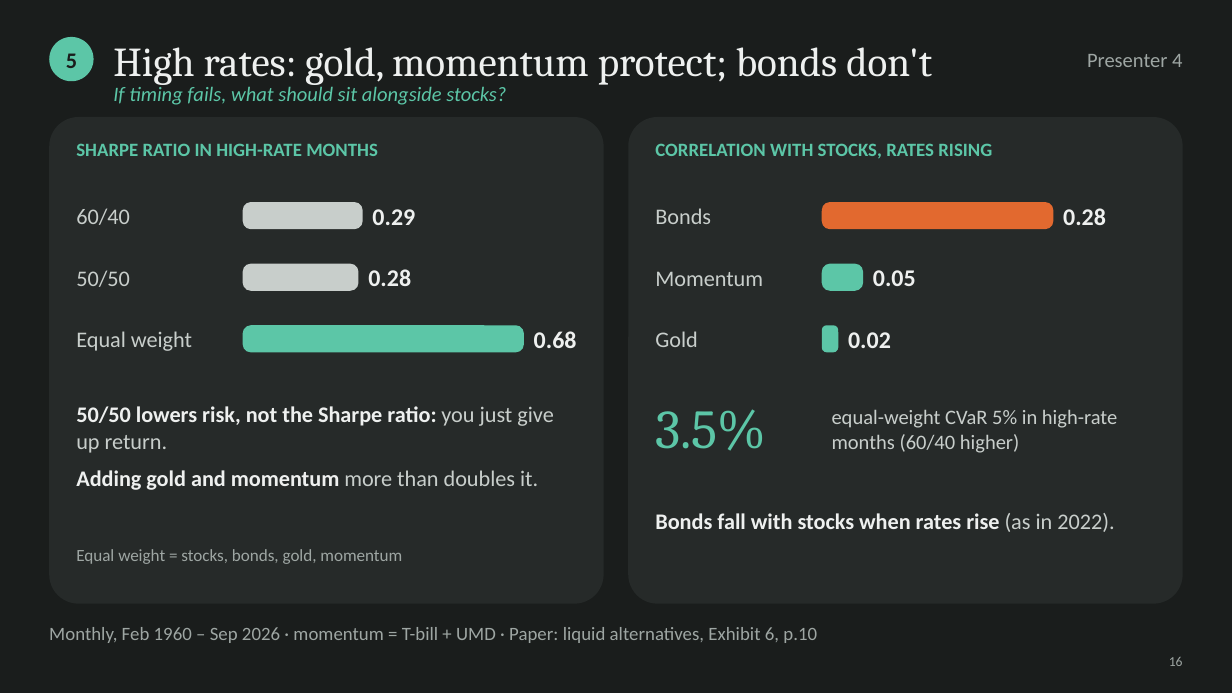
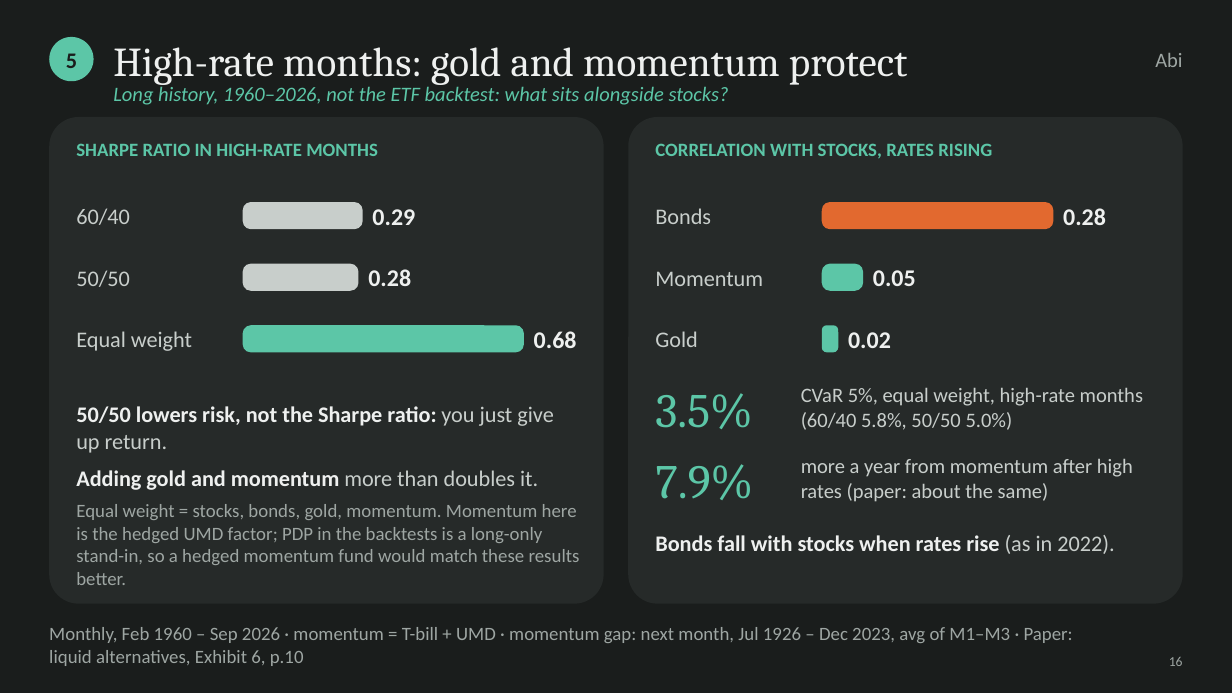
Before and after one commit to cyee02/MQF, a slide deck: slide 16 of QF600/Final Assignment/04 - Presentation Slides Group 6.pptx. Drawn at 1232x693 pixels with LibreOffice and Linux fonts; fonts in the diff are those of the drawing. Boxes give left, top, right and bottom in pixels: in the first picture for what was removed or moved away, otherwise in the second. Text is boxed around its words. In the diff, an @@ line names an element or a change of style, - is before the commit and + after.

```diff
--- a/QF600/Final Assignment/04 - Presentation Slides Group 6.pptx
+++ b/QF600/Final Assignment/04 - Presentation Slides Group 6.pptx
@@ text at <box>113,47,907,85</box>: text changed @@
-High rates: gold, momentum protect; bonds don't
+High-rate months: gold and momentum protect
@@ text at <box>1155,53,1182,67</box>: text changed @@
-Presenter 4
+Abi
@@ text at <box>113,84,729,105</box>: text changed @@
-If timing fails, what should sit alongside stocks?
+Long history, 1960–2026, not the ETF backtest: what sits alongside stocks?
@@ text "3.5%": place and size @@
-text "3.5%" at <box>655,409,766,451</box>
+text "3.5%" at <box>655,393,752,429</box>
@@ text "3.5%" at <box>655,393,752,429</box>: size 32 to 28 pt @@
@@ text at <box>801,387,1143,430</box>: text changed @@
-equal-weight CVaR 5% in high-rate months (60/40 higher)
+CVaR 5%, equal weight, high-rate months (60/40 5.8%, 50/50 5.0%)
@@ text added at <box>655,464,753,500</box>, 28 pt, text #5CC6A7 @@
+7.9%
@@ text added at <box>801,458,1133,502</box>, 12 pt, text #C8CECB @@
+more a year from momentum after high rates (paper: about the same)
@@ text at <box>76,504,580,585</box>: text changed; size 10 to 11 pt @@
-Equal weight = stocks, bonds, gold, momentum
+Equal weight = stocks, bonds, gold, momentum. Momentum here is the hedged UMD factor; PDP in the backtests is a long-only stand-in, so a hedged momentum fund would match these results better.
@@ text "Bonds fall with stocks when ...": place and size @@
-text "Bonds fall with stocks when ..." at <box>655,513,1114,532</box>
+text "Bonds fall with stocks when ..." at <box>655,535,1114,554</box>
@@ text at <box>49,627,1073,666</box>: text changed @@
-Monthly, Feb 1960 – Sep 2026 · momentum = T-bill + UMD · Paper: liquid alternatives, Exhibit 6, p.10
+Monthly, Feb 1960 – Sep 2026 · momentum = T-bill + UMD · momentum gap: next month, Jul 1926 – Dec 2023, avg of M1–M3 · Paper: liquid alternatives, Exhibit 6, p.10
```
Also in this commit, not shown: 25 other slides changed, 1 slide added, 10 other files.
